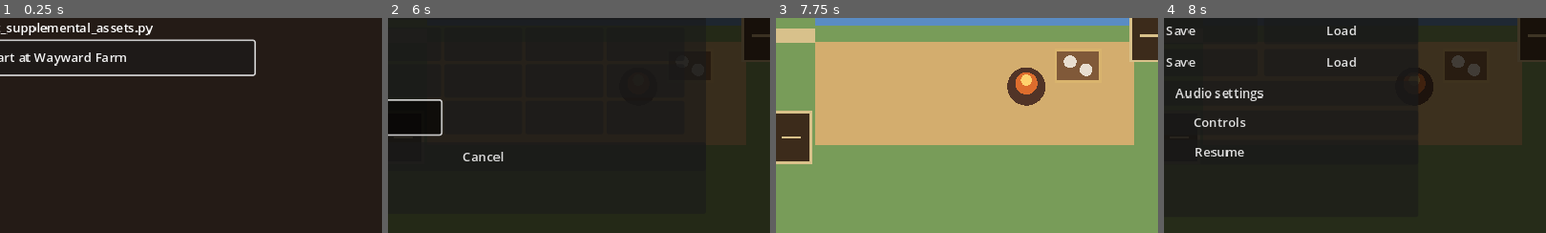
Above: before the commit, frames 1-4 (left to right).
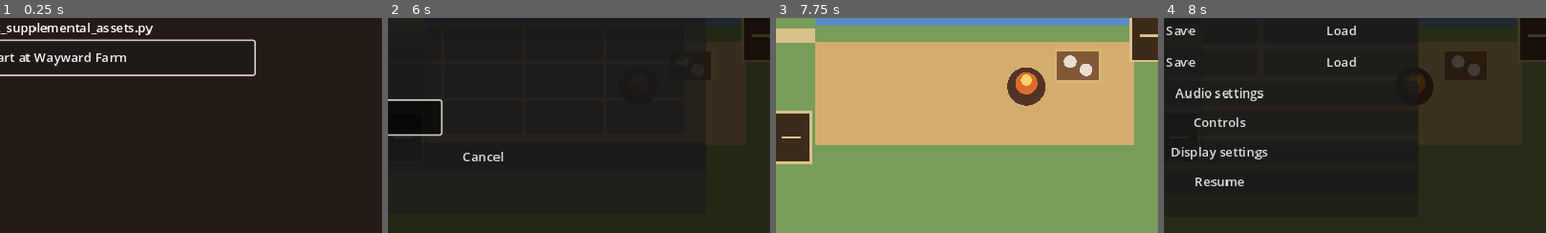
Above: after the commit, the same moments.

Repository: DocDamage/mahjongRPG
Game: Godot game, scene res://src/bootstrap/bootstrap.tscn
The game is run twice, just before and just after one commit, with the same random seed, the same clock (stepped at 60 frames per second) and the same inputs.
Inputs (mouse positions are % of the whole screen's width and height, from its top left):
- Up to frame 1 (0.25 s): no input
- Up to frame 2 (6 s): click "Start at Wayward Farm" at 0.5 s; tap Enter at 1.25 s; move the mouse to (72, 45) at 1.27 s; hold D (move_right) 1.28-2.03 s; hold R (fish_reel) 1.28-2.03 s; click (72, 45) at 1.42 s; tap Space at 1.52, 2.27, 5.75 s; tap F (fish_release) at 1.55, 2.1 s; move the mouse to (30, 55) at 2.02 s; hold S (move_down) 2.03-2.78 s; tap E (interact) at 2.3 s; move the mouse to (60, 28) at 2.77 s; hold D (move_right) 2.78-3.5 s; hold E (interact) 2.78-3.5 s; tap B (place_field) at 3.05, 5.85 s; click (34, 56) at 3.5 s; click (45, 56) at 4.25 s; click (55, 56) at 5 s; move the mouse to (45, 70) at 5.77 s; hold W (move_up) from 5.78 s (still down); click (45, 70) at 5.92 s
- Up to frame 3 (7.75 s): tap Space at 6.02, 6.77, 7.52 s; tap Shift (run) at 6.05 s; move the mouse to (80, 65) at 6.52 s; release W (move_up) at 6.53 s; hold Shift (run) 6.53-7.28 s; hold A (move_left) from 6.53 s (still down); tap Q at 6.8, 7.35 s; tap F9 (load_game) at 7.15 s; move the mouse to (20, 35) at 7.27 s; tap R (fish_reel) at 7.55 s
- Up to frame 4 (8 s): keep holding A (move_left); tap Escape (pause) at 7.9 s
The pictures show only the part of the screen within x 43-93%, y 50-100%; the shares and areas given below are measured in that part.

Frames 1-3 are identical in both runs. In frame 4, 0.9% of the frame differs, in the area x 2-28%, y 60-79%.
Error in both runs: Cannot call method 'get_children' on a null value. (res://src/farm/farm_placement_menu.gd:120)

Commit message:
Add player-facing display settings

Diff:
--- a/project.godot
+++ b/project.godot
@@ -12,6 +12,7 @@
 SaveService="*res://src/save/save_service.gd"
 AudioService="*res://src/audio/audio_service.gd"
 InputService="*res://src/input/input_service.gd"
+DisplayPreferences="*res://src/accessibility/display_preferences.gd"
 ContentRegistry="*res://src/content/content_registry.gd"
 SaveMenu="*res://src/ui/save_menu.gd"
 
--- /dev/null
+++ b/src/accessibility/display_preferences.gd
@@ -0,0 +1,50 @@
+extends Node
+
+signal mode_changed(mode_id: StringName)
+
+const CONFIG_PATH := "user://display_preferences.cfg"
+const WINDOWED := &"windowed"
+const BORDERLESS := &"borderless"
+const FULLSCREEN := &"fullscreen"
+const MODE_IDS := [WINDOWED, BORDERLESS, FULLSCREEN]
+
+var mode_id: StringName = WINDOWED
+
+
+func _ready() -> void:
+	if not is_supported():
+		return
+	var config := ConfigFile.new()
+	if config.load(CONFIG_PATH) == OK:
+		set_mode(StringName(config.get_value("display", "mode", WINDOWED)), false)
+
+
+func is_supported() -> bool:
+	return DisplayServer.get_name() != "headless"
+
+
+func set_mode(next_mode: StringName, persist := true) -> Error:
+	if not MODE_IDS.has(next_mode):
+		return ERR_INVALID_PARAMETER
+	mode_id = next_mode
+	if not is_supported():
+		return ERR_UNAVAILABLE
+	DisplayServer.window_set_mode(DisplayServer.WINDOW_MODE_FULLSCREEN if next_mode == FULLSCREEN else DisplayServer.WINDOW_MODE_WINDOWED)
+	DisplayServer.window_set_flag(DisplayServer.WINDOW_FLAG_BORDERLESS, next_mode == BORDERLESS)
+	if persist:
+		var config := ConfigFile.new()
+		config.set_value("display", "mode", String(mode_id))
+		config.save(CONFIG_PATH)
+	mode_changed.emit(mode_id)
+	return OK
+
+
+func mode_label(next_mode: StringName) -> String:
+	match next_mode:
+		WINDOWED:
+			return "Windowed"
+		BORDERLESS:
+			return "Borderless"
+		FULLSCREEN:
+			return "Fullscreen"
+	return "Unknown"
--- /dev/null
+++ b/src/ui/display_settings.gd
@@ -0,0 +1,78 @@
+extends PanelContainer
+
+signal closed()
+
+var _first_button: Button
+var _status: Label
+
+
+func _ready() -> void:
+	_build()
+
+
+func open() -> void:
+	visible = true
+	_refresh()
+	if _first_button != null:
+		_first_button.grab_focus()
+
+
+func close() -> void:
+	visible = false
+	closed.emit()
+
+
+func is_open() -> bool:
+	return visible
+
+
+func _build() -> void:
+	var content := VBoxContainer.new()
+	content.add_theme_constant_override("separation", 10)
+	add_child(content)
+	var title := Label.new()
+	title.text = "DISPLAY SETTINGS"
+	title.horizontal_alignment = HORIZONTAL_ALIGNMENT_CENTER
+	title.add_theme_font_size_override("font_size", 24)
+	content.add_child(title)
+	_status = Label.new()
+	_status.horizontal_alignment = HORIZONTAL_ALIGNMENT_CENTER
+	_status.autowrap_mode = TextServer.AUTOWRAP_WORD_SMART
+	content.add_child(_status)
+	for mode_id in [&"windowed", &"borderless", &"fullscreen"]:
+		var button := Button.new()
+		button.name = "Mode_%s" % mode_id
+		button.custom_minimum_size = Vector2(0, 42)
+		button.pressed.connect(_set_mode.bind(mode_id))
+		content.add_child(button)
+		if _first_button == null:
+			_first_button = button
+	var back_button := Button.new()
+	back_button.text = "Back"
+	back_button.custom_minimum_size = Vector2(0, 36)
+	back_button.pressed.connect(close)
+	content.add_child(back_button)
+	visible = false
+
+
+func _refresh() -> void:
+	var service = _service()
+	var supported: bool = service != null and bool(service.is_supported())
+	_status.text = "Choose a display mode." if supported else "Display changes are unavailable in this runtime."
+	for child in get_children()[0].get_children():
+		if child is Button and String(child.name).begins_with("Mode_"):
+			var mode_id := StringName(String(child.name).trim_prefix("Mode_"))
+			child.text = service.mode_label(mode_id) if service != null else String(mode_id).capitalize()
+			child.disabled = not supported
+
+
+func _set_mode(mode_id: StringName) -> void:
+	var service = _service()
+	if service != null and service.set_mode(mode_id) == OK:
+		_status.text = "%s mode enabled." % service.mode_label(mode_id)
+	else:
+		_status.text = "That display mode is unavailable."
+
+
+func _service():
+	return get_node_or_null("/root/DisplayPreferences")
--- a/src/ui/save_menu.gd
+++ b/src/ui/save_menu.gd
@@ -1,6 +1,7 @@
 extends CanvasLayer
 
 const AudioSettings = preload("res://src/ui/audio_settings.gd")
+const DisplaySettings = preload("res://src/ui/display_settings.gd")
 const InputSettings = preload("res://src/ui/input_settings.gd")
 
 const MENU_PAUSE_REASON := &"save_menu"
@@ -10,6 +11,7 @@
 var _message: Label
 var _first_button: Button
 var _audio_settings
+var _display_settings
 var _input_settings
 
 
@@ -22,6 +24,8 @@
 	if event.is_action_pressed(&"pause"):
 		if _audio_settings != null and _audio_settings.is_open():
 			_audio_settings.close()
+		elif _display_settings != null and _display_settings.is_open():
+			_display_settings.close()
 		elif _input_settings != null and _input_settings.is_open():
 			_input_settings.close()
 		elif is_open():
@@ -89,6 +93,11 @@
 	controls_button.custom_minimum_size = Vector2(0, 28)
 	controls_button.pressed.connect(_open_input_settings)
 	content.add_child(controls_button)
+	var display_button := Button.new()
+	display_button.text = "Display settings"
+	display_button.custom_minimum_size = Vector2(0, 28)
+	display_button.pressed.connect(_open_display_settings)
+	content.add_child(display_button)
 	var resume_button := Button.new()
 	resume_button.text = "Resume"
 	resume_button.custom_minimum_size = Vector2(0, 28)
@@ -99,6 +108,11 @@
 	_audio_settings.size = Vector2(400, 372)
 	_audio_settings.closed.connect(_restore_save_menu)
 	_shade.add_child(_audio_settings)
+	_display_settings = DisplaySettings.new()
+	_display_settings.position = Vector2(280, 128)
+	_display_settings.size = Vector2(400, 300)
+	_display_settings.closed.connect(_restore_save_menu)
+	_shade.add_child(_display_settings)
 	_input_settings = InputSettings.new()
 	_input_settings.position = Vector2(200, 42)
 	_input_settings.size = Vector2(560, 454)
@@ -165,6 +179,11 @@
 	_input_settings.open()
 
 
+func _open_display_settings() -> void:
+	_panel.visible = false
+	_display_settings.open()
+
+
 func _restore_save_menu() -> void:
 	_panel.visible = true
 	_focus_first_button()
--- a/tests/smoke_test.gd
+++ b/tests/smoke_test.gd
@@ -1,6 +1,6 @@
 extends SceneTree
 
-const REQUIRED_AUTOLOADS := [&"GameSession", &"SceneRouter", &"SaveService", &"AudioService", &"InputService", &"ContentRegistry", &"SaveMenu"]
+const REQUIRED_AUTOLOADS := [&"GameSession", &"SceneRouter", &"SaveService", &"AudioService", &"InputService", &"DisplayPreferences", &"ContentRegistry", &"SaveMenu"]
 const REQUIRED_INPUTS := [&"move_up", &"move_down", &"move_left", &"move_right", &"interact", &"run", &"save_game", &"load_game", &"fish_reel", &"fish_release", &"fish_rod_left", &"fish_rod_right", &"pause", &"place_field"]
 const DATA_TABLES := {
 	&"crops": "res://data/crops/vertical_slice_crops.json",
--- a/tests/test_runner.gd
+++ b/tests/test_runner.gd
@@ -3,6 +3,7 @@
 const SUITES := [
 	"res://tests/unit/test_game_session.gd",
 	"res://tests/unit/test_input_service.gd",
+	"res://tests/unit/test_display_preferences.gd",
 	"res://tests/unit/test_audio_service.gd",
 	"res://tests/unit/test_runtime_asset_catalog.gd",
 	"res://tests/unit/test_opponent_schedule.gd",
--- /dev/null
+++ b/tests/unit/test_display_preferences.gd
@@ -0,0 +1,14 @@
+extends RefCounted
+
+const DisplayPreferences = preload("res://src/accessibility/display_preferences.gd")
+
+
+func run() -> Array[String]:
+	var failures: Array[String] = []
+	var preferences = DisplayPreferences.new()
+	if preferences.mode_label(&"windowed") != "Windowed" or preferences.mode_label(&"borderless") != "Borderless" or preferences.mode_label(&"fullscreen") != "Fullscreen":
+		failures.append("display preferences should expose the three required player-facing window modes")
+	if preferences.set_mode(&"missing", false) != ERR_INVALID_PARAMETER:
+		failures.append("invalid display modes should be rejected")
+	preferences.free()
+	return failures
Not shown, added: src/accessibility/display_preferences.gd.uid
Not shown, added: src/ui/display_settings.gd.uid
Not shown, added: tests/unit/test_display_preferences.gd.uid
Not shown, changed: docs/production/implementation_log.md
